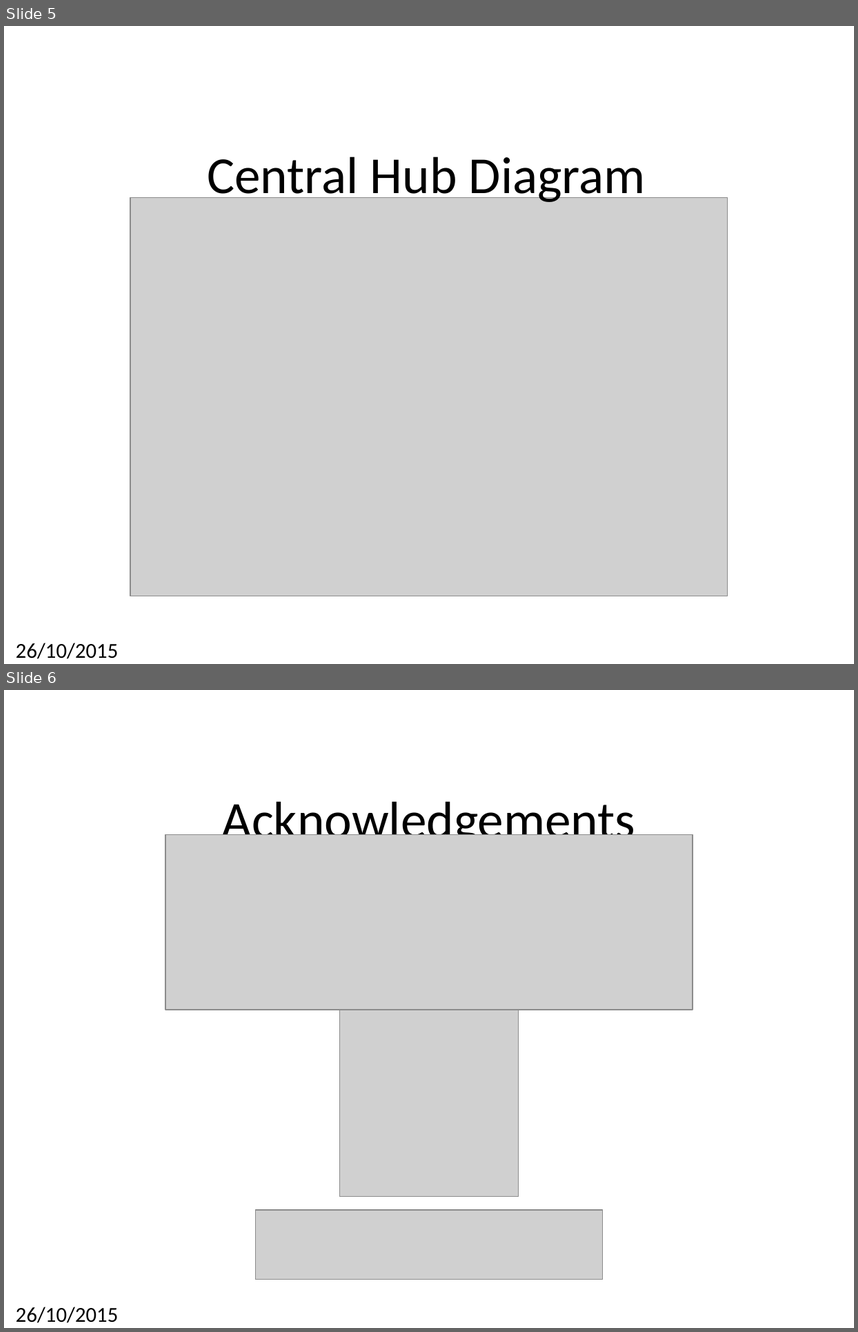
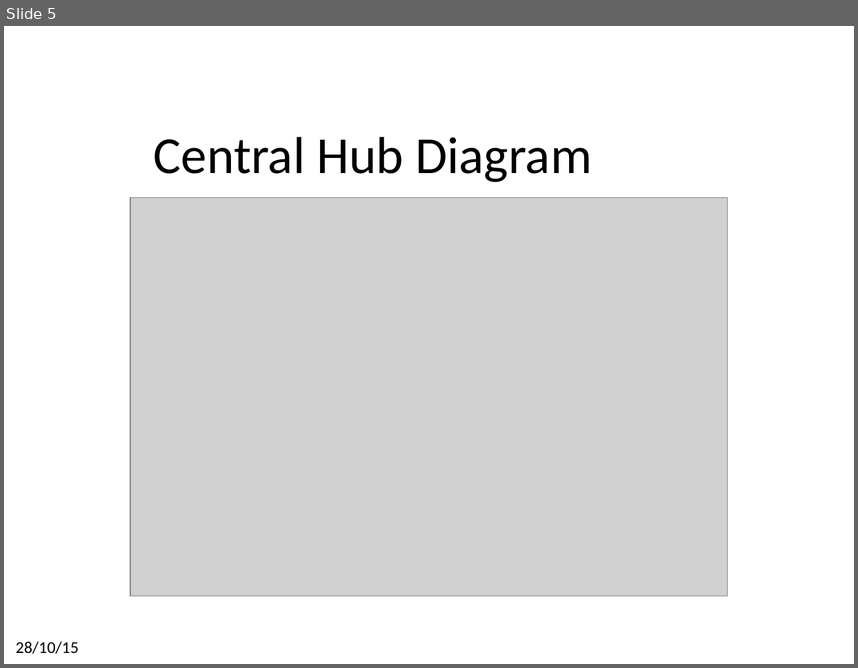
Before and after one commit to laurogama/artigo_pos, a slide deck: formato_chilecon/presentation/presentation_template.pptx. Shown one above the other, each under a label of ours: slides 5 and 6 before the commit, slide 5 after it. The pictures are 858x1332 and 858x668 pixels, drawn with LibreOffice and Linux fonts; fonts in the diff are those of the drawing; grey boxes stand for pictures; background and template pictures are left out. Boxes give left, top, right and bottom in pixels: in the first picture for what was removed or moved away, otherwise in the second. Text is boxed around its words. In the diff, an @@ line names an element or a change of style, - is before the commit and + after.

```diff
--- a/formato_chilecon/presentation/presentation_template.pptx
+++ b/formato_chilecon/presentation/presentation_template.pptx
@@ slide 6 removed at bbox=[4, 690, 854, 1328], background picture (left out) @@
@@ title removed at bbox=[222, 801, 636, 850] @@
-Acknowledgements
@@ picture removed at bbox=[165, 834, 693, 1009] @@
@@ picture removed at bbox=[340, 1005, 518, 1196] @@
@@ picture removed at bbox=[256, 1210, 604, 1279] @@
@@ text removed at bbox=[16, 1306, 118, 1323] @@
-26/10/2015
@@ slide 5 changed as well @@
@@ text "Central Hub Diagram" rewrapped from bbox=[207, 156, 646, 205] to bbox=[154, 136, 592, 182] @@
@@ text at bbox=[16, 641, 79, 653]: text changed; size 18 to 14 pt @@
-26/10/2015
+28/10/15
```
Also in this commit, not shown: 2 other slides changed, 14 slides added, 3 other slides removed, 16 other files.
